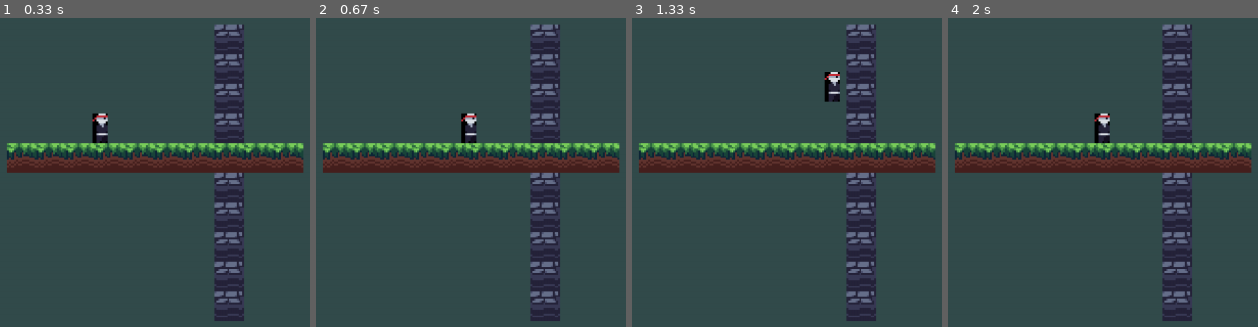
Above: before the commit, frames 1-4 (left to right).
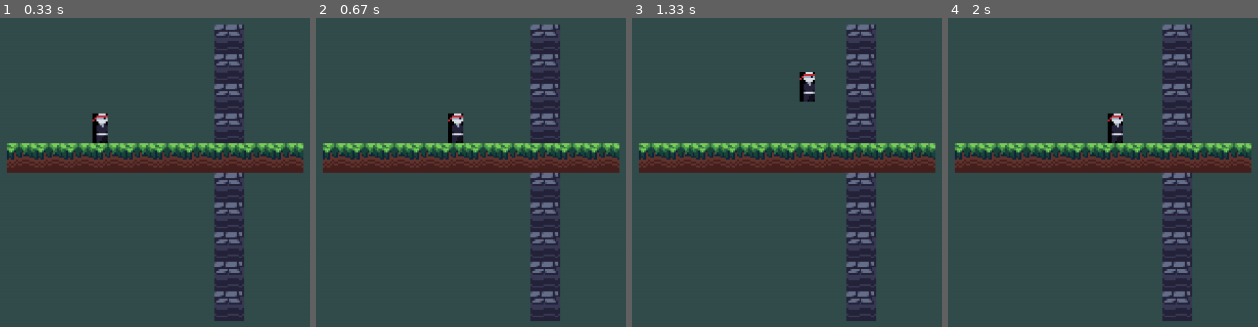
Above: after the commit, the same moments.

Repository: AymanOHM/project_gg
Game: pygame game, started from game.py
The game is run twice, just before and just after one commit, with the same random seed, the same clock (stepped at 60 frames per second) and the same inputs.
Inputs:
- Up to frame 1 (0.33 s): no input
- Up to frame 2 (0.67 s): hold Right from 0.33 s (still down)
- Up to frame 3 (1.33 s): release Right at 0.8 s; hold Up 0.83-1.13 s; hold Right from 1.17 s (still down)
- Up to frame 4 (2 s): release Right at 1.63 s; hold Left from 1.67 s (still down)

Frame 1 is identical in both runs. In frame 2, 0.9% of the frame differs, in the area x 42-52%, y 30-41%; in frame 3, 1.0%, in the area x 53-68%, y 17-28%; in frame 4, 0.9%.

Commit message:
minor fixes

Diff:
--- a/classes.py
+++ b/classes.py
@@ -10,7 +10,7 @@
     def __init__(self, game, path, pos, size=[50,50], speed=[3,0]):
 
         self.pos = list(pos)
-        self.size   = size   #array
+        self.size   = list(size)
 
         #texture
         self.path = path
@@ -19,7 +19,7 @@
 
         ## Entity transformation ##
         #movement will be passed from update
-        self.speed = speed  #array
+        self.speed = list(speed)  #array
         self.collisions = {'up': False, 'down': False, 'right': False, 'left': False}
 
 
@@ -33,7 +33,7 @@
         #resetting collisions every movement
         self.collisions = {'up': False, 'down': False, 'right': False, 'left': False}
 
-        mov_amount = (movement[0] + movement[0]*self.speed[0], movement[1] + self.speed[1])
+        mov_amount = (movement[0]*self.speed[0], movement[1] + self.speed[1])
 
         self.pos[0] += mov_amount[0]
         entity_rect = self.rect()
